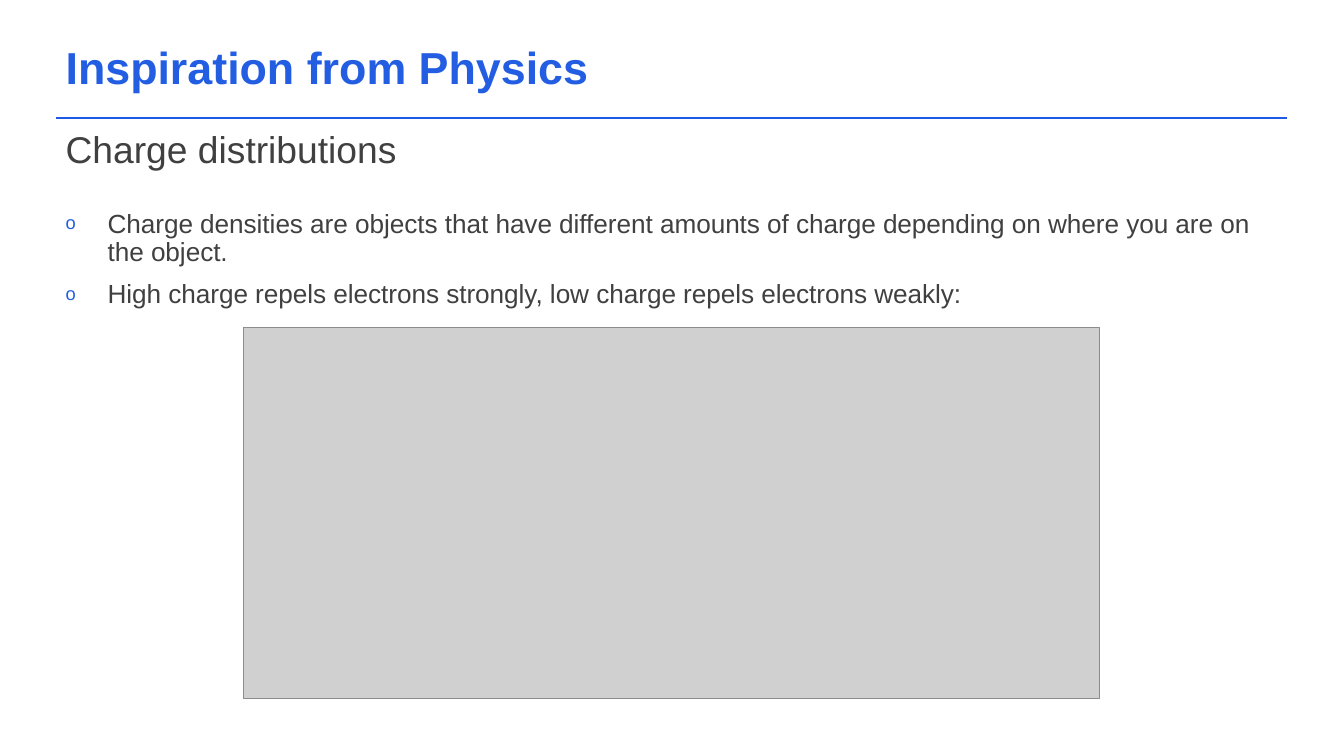
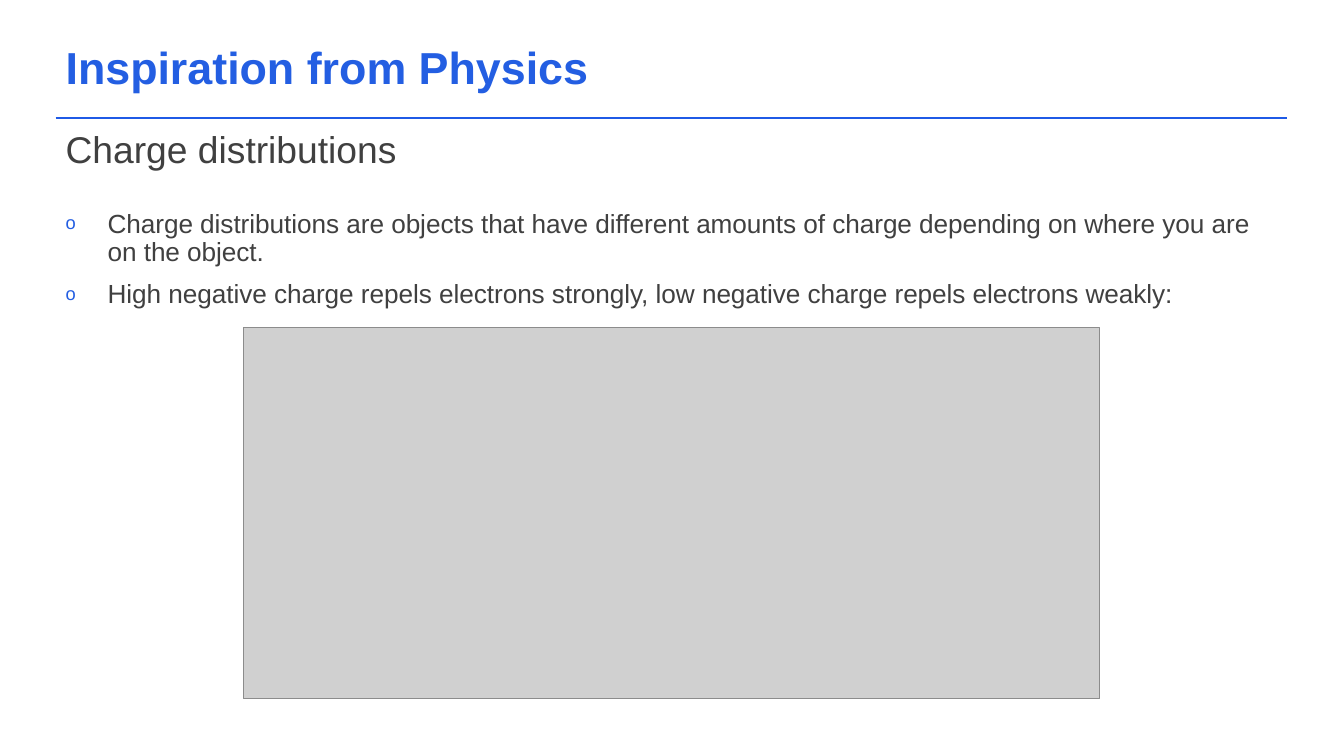
Before and after one commit to acceleratescience/diffusion-models, a slide deck: slide 2 of slides/2_Physics.pptx. Drawn at 1344x756 pixels with LibreOffice and Linux fonts; fonts in the diff are those of the drawing; grey boxes stand for pictures; background and template pictures are left out. Boxes give left, top, right and bottom in pixels: in the first picture for what was removed or moved away, otherwise in the second. Text is boxed around its words. In the diff, an @@ line names an element or a change of style, - is before the commit and + after.

```diff
--- a/slides/2_Physics.pptx
+++ b/slides/2_Physics.pptx
@@ text at <box>108,214,1250,309</box>: text changed @@
-o Charge densities are objects that have different amounts of charge depending on where you are on the object.
-o High charge repels electrons strongly, low charge repels electrons weakly:
+o Charge distributions are objects that have different amounts of charge depending on where you are on the object.
+o High negative charge repels electrons strongly, low negative charge repels electrons weakly:
```
Also in this commit, not shown: 2 other slides changed.
